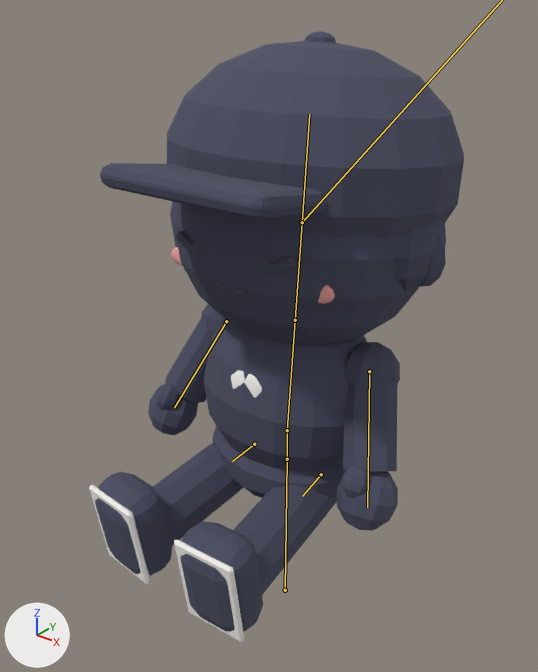
The glTF model out/avatars/av_kai.glb, before and after one commit.
Rendered twice from a 50 mm lens placed at (0.895, -1.188, 1.589), pointed at (0.001, -0.071, 0.896). Arrows for +X, +Y and +Z are at lower left; the lights stay in place. The older version comes first. Both versions are drawn at frame 39 of the action 'sit'; the numbers are the values there. The bones that change, and the others that lie on the model, are drawn over the model as lines.

The first picture shows 'SM_av_kai_acc_cap_outline', 'SM_av_kai_arm_l_outline', 'SM_av_kai_arm_r_outline', 'SM_av_kai_face_blink', 'SM_av_kai_hair_outline', 'SM_av_kai_head_outline', 'SM_av_kai_hips_outline', 'SM_av_kai_leg_l', 'SM_av_kai_leg_l_outline', 'SM_av_kai_leg_r', 'SM_av_kai_leg_r_outline', 'SM_av_kai_torso', 'SM_av_kai_torso_outline'.
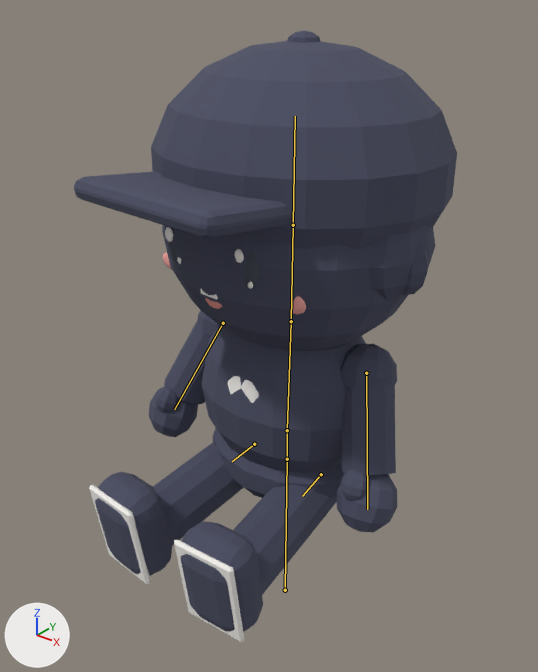
Where the change shows, as pixel boxes (x1, y1, x2, y2) in the pictures (538 x 672 px):
'SM_av_kai_acc_cap_outline', posed: before (100, 31, 464, 239); after (74, 30, 457, 250)
'SM_av_kai_head_outline', posed: before (170, 201, 446, 344); after (162, 225, 429, 350)
'SM_av_kai_torso_outline', posed: before (203, 320, 367, 472); after (202, 325, 366, 473)
'SM_av_kai_arm_l_outline', posed: before (337, 342, 400, 531); after (337, 344, 397, 533)
'SM_av_kai_arm_r_outline', posed (10% narrower): before (148, 304, 226, 435); after (149, 311, 219, 437)
'SM_av_kai_hair_outline', posed: before (394, 220, 446, 290); after (368, 226, 436, 299)
'SM_av_kai_face_neutral', posed (not visible before): after (163, 227, 306, 315)
'SM_av_kai_torso', posed: before (231, 370, 262, 398); after (228, 376, 259, 403)
bone 'spine', root to tip: before (287, 430) to (295, 320); after (287, 430) to (291, 321)
bone 'head', root to tip: before (295, 320) to (302, 222); after (291, 321) to (293, 225)
bone 'face_neutral', root to tip: before (302, 222) to (302, 222); after (293, 225) to (295, 116)

The change in detail:
Bone 'spine' (bone_spine) turns from (-5, 0, 0) to (-2, 0, 0) degrees about its own x, y and z.
Bone 'head' (bone_head) turns from (0, 4, 0) to (1, -4, 0) degrees about its own x, y and z.
Bone 'face_neutral' (bone_face_neutral) is rescaled from (0.0, 0.0, 0.0) to (1.0, 1.0, 1.0).
Bone 'face_blink' (bone_face_blink) is rescaled from (1000.0, 1000.0, 1000.0) to (1.0, 1.0, 1.0).
